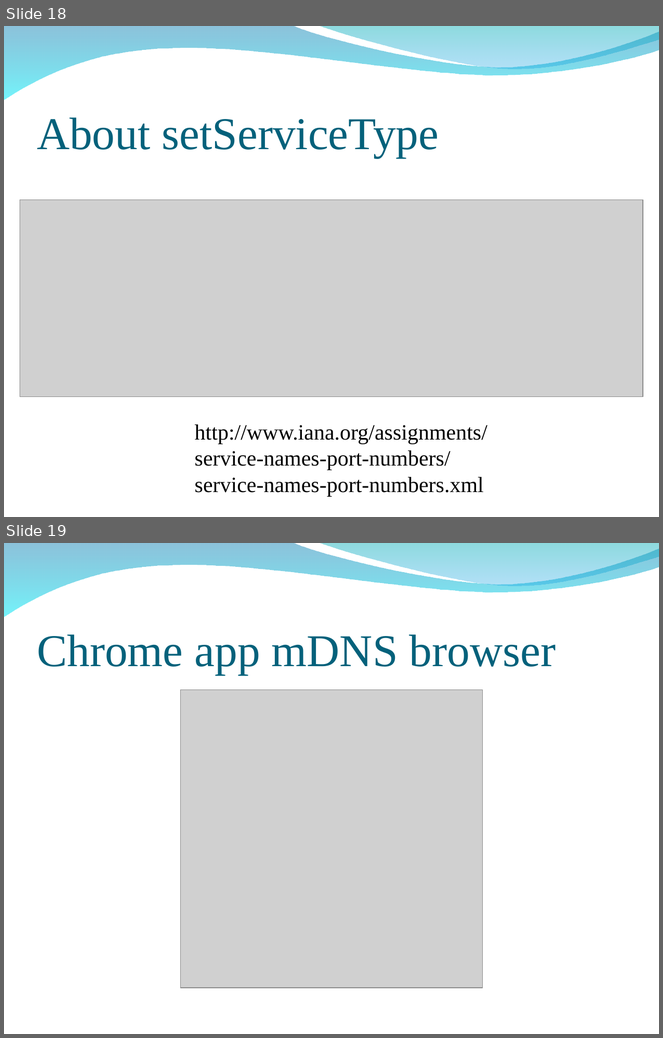
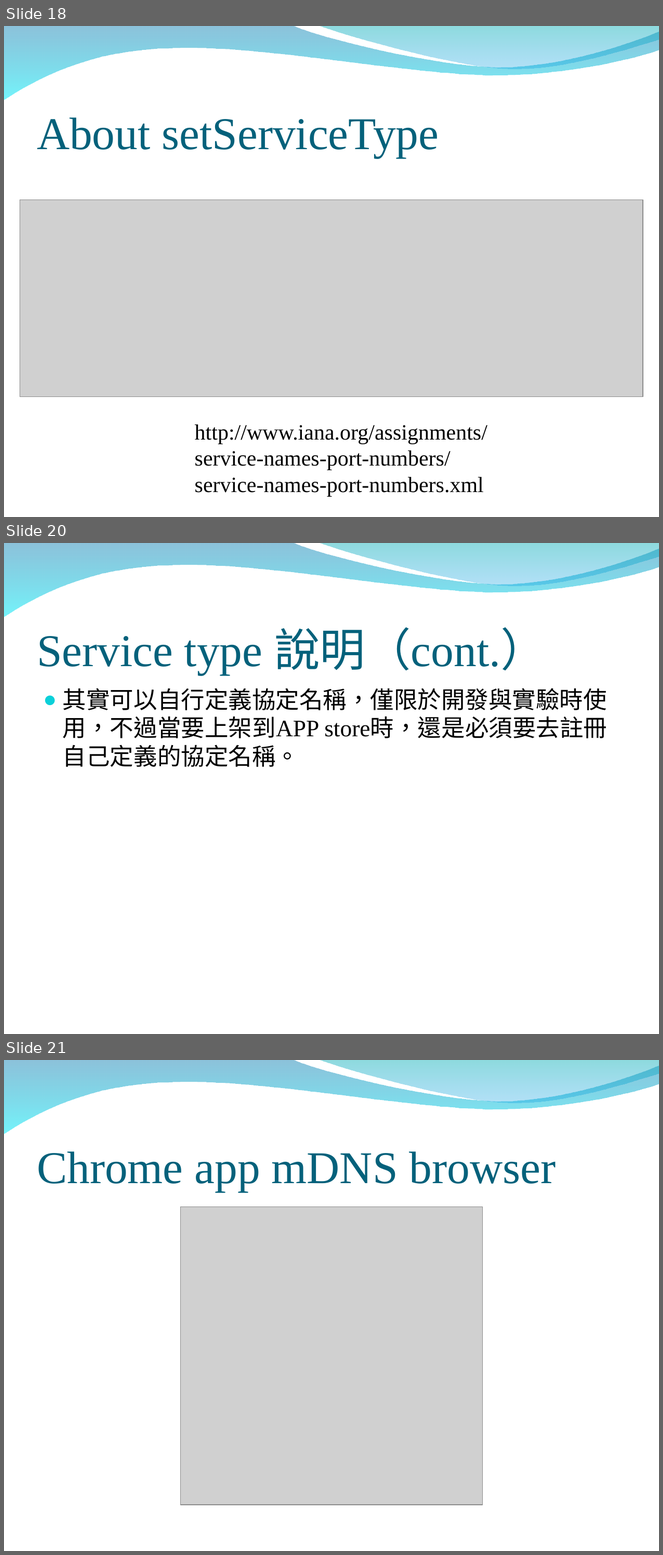
Before and after one commit to peter279k/regular_meeting, a slide deck: mDNS.ppt. Shown one above the other, each under a label of ours: slides 18 and 19 before the commit, slides 18, 20 and 21 after it; the slides between them are not shown. The pictures are 663x1038 and 663x1555 pixels, drawn with LibreOffice and Linux fonts; fonts in the diff are those of the drawing; grey boxes stand for pictures; background and template pictures are left out. Boxes give left, top, right and bottom in pixels: in the first picture for what was removed or moved away, otherwise in the second. Text is boxed around its words. In the diff, an @@ line names an element or a change of style, - is before the commit and + after.

```diff
--- a/mDNS.ppt
+++ b/mDNS.ppt
@@ slide 20 added at [4,543,659,1034], background picture (left out); not listed: 2 template elements that a slide beside it also shows @@
@@ title added at [37,627,546,675], 50 pt, text #04617B @@
+Service type 說明（cont.）
@@ text added at [63,688,607,767], 26 pt, text #000000 @@
+● 其實可以自行定義協定名稱，僅限於開發與實驗時使用，不過當要上架到APP store時，還是必須要去註冊自己定義的協定名稱。
@@ what was slide 19 is now slide 21 @@
```
Also in this commit, not shown: 6 other slides added, 49 other files.
